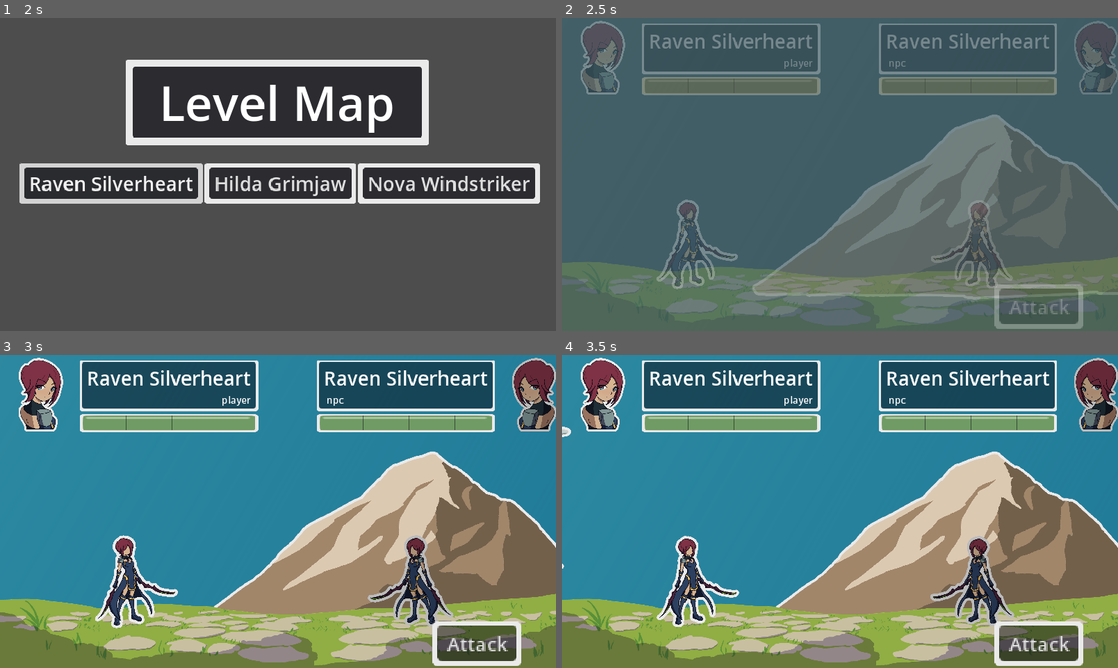
Above: before the commit, frames 1-4 (two rows, left to right).
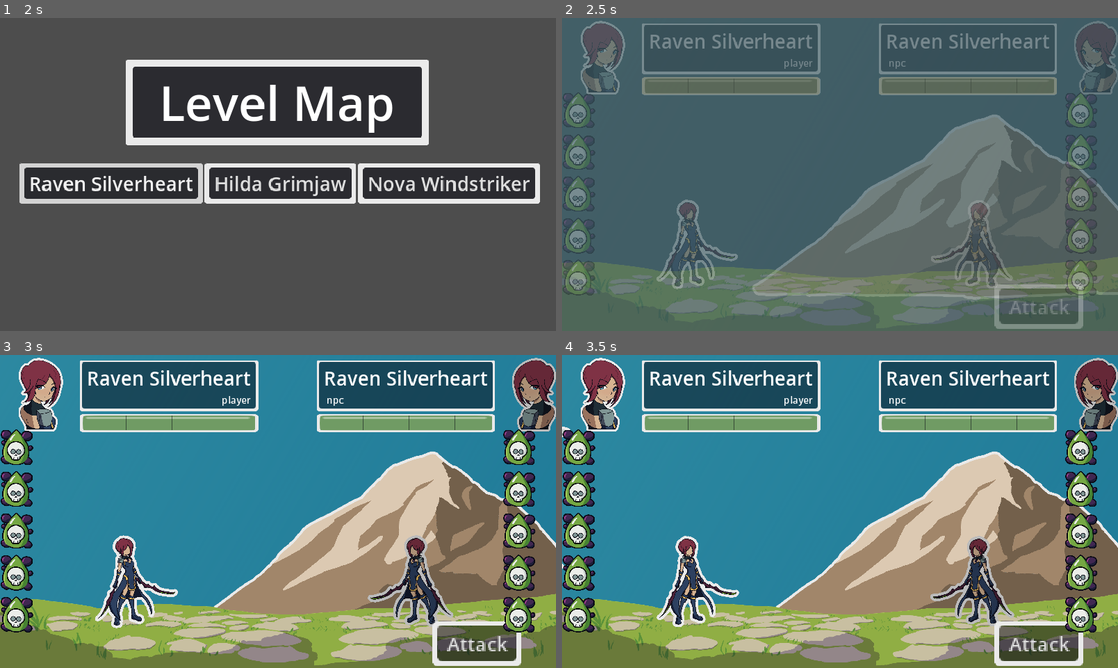
Above: after the commit, the same moments.

Repository: MajorZiploc/sticker_book_moments
Game: Godot game, scene res://scenes/title_scene.tscn
The game is run twice, just before and just after one commit, with the same random seed, the same clock (stepped at 60 frames per second) and the same inputs.
Inputs (mouse positions are in pixels of both pictures, inside the frame that each line leads up to):
- Up to frame 1 (2 s): click "Play" at 0.5 s; click "Raven Silverheart" at 1.25 s
- Up to frame 2 (2.5 s): click "Raven Silverheart" at 2 s
- Up to frame 3 (3 s): tap Enter at 2.75, 2.85 s; move the mouse to (400, 495) at 2.77 s; hold D (right) from 2.78 s (still down); click (400, 495) at 2.92 s
- Up to frame 4 (3.5 s): keep holding D (right)

Frame 1 is identical in both runs. In frame 2, 2.6% of the frame differs, in the area x 0-97%, y 23-89%; in frame 3, 5.5%; in frame 4, 5.5%.

Commit message:
Basic example draws

Diff:
--- a/scenes/battle_scene.tscn
+++ b/scenes/battle_scene.tscn
@@ -9,6 +9,7 @@
 [ext_resource type="Texture2D" uid="uid://b3py2ffexdgiw" path="res://art/my/bg/base/floor/rubble_field.png" id="4_tlgk2"]
 [ext_resource type="Texture2D" uid="uid://cdp0fs15ybgbu" path="res://art/my/bg/obj/small/clouds.png" id="7_fq0pl"]
 [ext_resource type="Texture2D" uid="uid://br8q5kors8idy" path="res://art/my/bg/obj/medium/clouds.png" id="8_lex5n"]
+[ext_resource type="Texture2D" uid="uid://c76v47yk8gqse" path="res://art/my/items/posion.png" id="11_bmtsi"]
 [ext_resource type="PackedScene" uid="uid://fwq33p5strsa" path="res://combat_unit_info.tscn" id="13_jnomy"]
 
 [sub_resource type="Curve2D" id="Curve2D_1ljv2"]
@@ -132,7 +133,7 @@
 [node name="player_info" type="BoxContainer" parent="ui_root/ui"]
 layout_mode = 1
 offset_right = 500.0
-offset_bottom = 120.0
+offset_bottom = 141.0
 
 [node name="hbox" type="HBoxContainer" parent="ui_root/ui/player_info"]
 layout_mode = 2
@@ -144,6 +145,77 @@
 
 [node name="combat_unit_info" parent="ui_root/ui/player_info/hbox" instance=ExtResource("13_jnomy")]
 layout_mode = 2
+
+[node name="vbox" type="VBoxContainer" parent="ui_root/ui/player_info"]
+layout_mode = 2
+
+[node name="player_icon_draw" type="VBoxContainer" parent="ui_root/ui"]
+layout_mode = 0
+offset_top = 153.0
+offset_right = 150.0
+offset_bottom = 303.0
+scale = Vector2(0.5, 0.5)
+
+[node name="icon" type="BoxContainer" parent="ui_root/ui/player_icon_draw"]
+layout_mode = 2
+alignment = 2
+
+[node name="image" type="TextureRect" parent="ui_root/ui/player_icon_draw/icon"]
+layout_mode = 2
+texture = ExtResource("11_bmtsi")
+stretch_mode = 3
+
+[node name="spacer" type="Control" parent="ui_root/ui/player_icon_draw"]
+custom_minimum_size = Vector2(2.08165e-12, 15)
+layout_mode = 2
+
+[node name="icon2" type="BoxContainer" parent="ui_root/ui/player_icon_draw"]
+layout_mode = 2
+alignment = 2
+
+[node name="image" type="TextureRect" parent="ui_root/ui/player_icon_draw/icon2"]
+layout_mode = 2
+texture = ExtResource("11_bmtsi")
+stretch_mode = 3
+
+[node name="spacer2" type="Control" parent="ui_root/ui/player_icon_draw"]
+custom_minimum_size = Vector2(2.08165e-12, 15)
+layout_mode = 2
+
+[node name="icon3" type="BoxContainer" parent="ui_root/ui/player_icon_draw"]
+layout_mode = 2
+alignment = 2
+
+[node name="image" type="TextureRect" parent="ui_root/ui/player_icon_draw/icon3"]
+layout_mode = 2
+texture = ExtResource("11_bmtsi")
+stretch_mode = 3
+
+[node name="spacer3" type="Control" parent="ui_root/ui/player_icon_draw"]
+custom_minimum_size = Vector2(2.08165e-12, 15)
+layout_mode = 2
+
+[node name="icon4" type="BoxContainer" parent="ui_root/ui/player_icon_draw"]
+layout_mode = 2
+alignment = 2
+
+[node name="image" type="TextureRect" parent="ui_root/ui/player_icon_draw/icon4"]
+layout_mode = 2
+texture = ExtResource("11_bmtsi")
+stretch_mode = 3
+
+[node name="spacer4" type="Control" parent="ui_root/ui/player_icon_draw"]
+custom_minimum_size = Vector2(2.08165e-12, 15)
+layout_mode = 2
+
+[node name="icon5" type="BoxContainer" parent="ui_root/ui/player_icon_draw"]
+layout_mode = 2
+alignment = 2
+
+[node name="image" type="TextureRect" parent="ui_root/ui/player_icon_draw/icon5"]
+layout_mode = 2
+texture = ExtResource("11_bmtsi")
+stretch_mode = 3
 
 [node name="npc_info" type="BoxContainer" parent="ui_root/ui"]
 layout_mode = 1
@@ -200,6 +272,75 @@
 text = "NPC Turn"
 horizontal_alignment = 1
 
+[node name="npc_icon_draw" type="VBoxContainer" parent="ui_root/ui"]
+layout_mode = 0
+offset_left = 1041.0
+offset_top = 153.0
+offset_right = 1191.0
+offset_bottom = 995.0
+scale = Vector2(0.5, 0.5)
+
+[node name="icon" type="BoxContainer" parent="ui_root/ui/npc_icon_draw"]
+layout_mode = 2
+alignment = 2
+
+[node name="image" type="TextureRect" parent="ui_root/ui/npc_icon_draw/icon"]
+layout_mode = 2
+texture = ExtResource("11_bmtsi")
+stretch_mode = 3
+
+[node name="spacer" type="Control" parent="ui_root/ui/npc_icon_draw"]
+custom_minimum_size = Vector2(2.08165e-12, 15)
+layout_mode = 2
+
+[node name="icon2" type="BoxContainer" parent="ui_root/ui/npc_icon_draw"]
+layout_mode = 2
+alignment = 2
+
+[node name="image" type="TextureRect" parent="ui_root/ui/npc_icon_draw/icon2"]
+layout_mode = 2
+texture = ExtResource("11_bmtsi")
+stretch_mode = 3
+
+[node name="spacer2" type="Control" parent="ui_root/ui/npc_icon_draw"]
+custom_minimum_size = Vector2(2.08165e-12, 15)
+layout_mode = 2
+
+[node name="icon3" type="BoxContainer" parent="ui_root/ui/npc_icon_draw"]
+layout_mode = 2
+alignment = 2
+
+[node name="image" type="TextureRect" parent="ui_root/ui/npc_icon_draw/icon3"]
+layout_mode = 2
+texture = ExtResource("11_bmtsi")
+stretch_mode = 3
+
+[node name="spacer3" type="Control" parent="ui_root/ui/npc_icon_draw"]
+custom_minimum_size = Vector2(2.08165e-12, 15)
+layout_mode = 2
+
+[node name="icon4" type="BoxContainer" parent="ui_root/ui/npc_icon_draw"]
+layout_mode = 2
+alignment = 2
+
+[node name="image" type="TextureRect" parent="ui_root/ui/npc_icon_draw/icon4"]
+layout_mode = 2
+texture = ExtResource("11_bmtsi")
+stretch_mode = 3
+
+[node name="spacer4" type="Control" parent="ui_root/ui/npc_icon_draw"]
+custom_minimum_size = Vector2(2.08165e-12, 15)
+layout_mode = 2
+
+[node name="icon5" type="BoxContainer" parent="ui_root/ui/npc_icon_draw"]
+layout_mode = 2
+alignment = 2
+
+[node name="image" type="TextureRect" parent="ui_root/ui/npc_icon_draw/icon5"]
+layout_mode = 2
+texture = ExtResource("11_bmtsi")
+stretch_mode = 3
+
 [node name="action_counter" type="BoxContainer" parent="ui_root/ui"]
 layout_mode = 0
 offset_left = 425.0
Not shown: 1 places in scenes/battle_scene.tscn that only renumber resources
